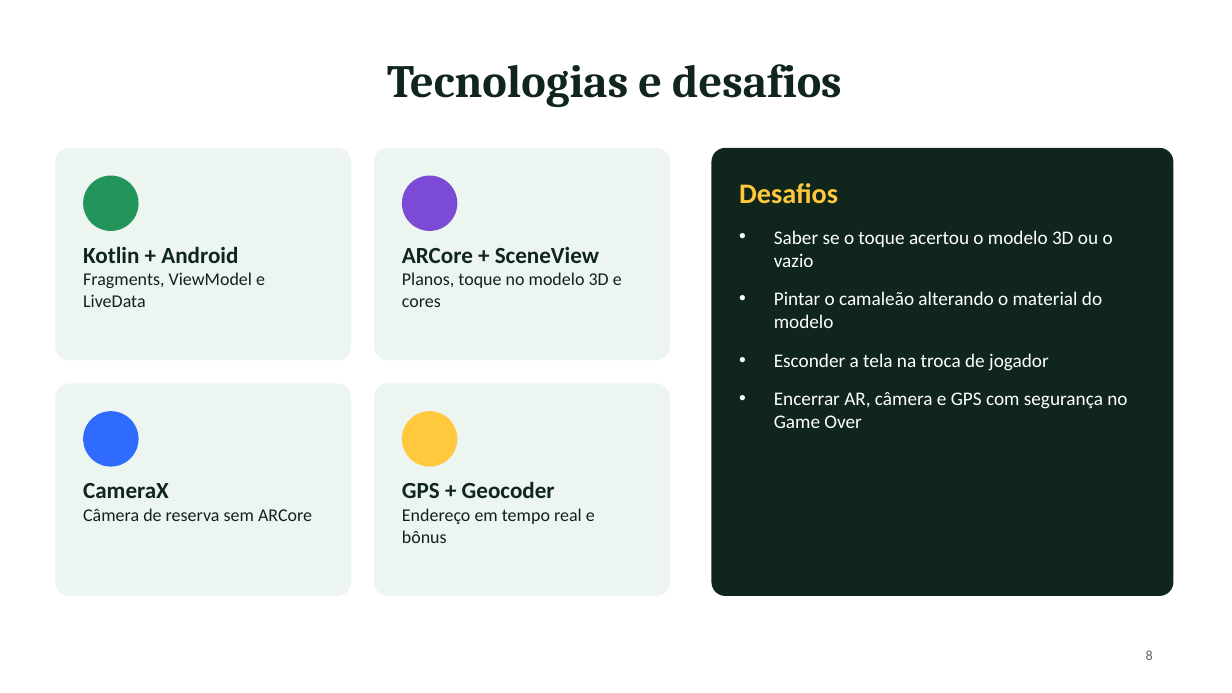
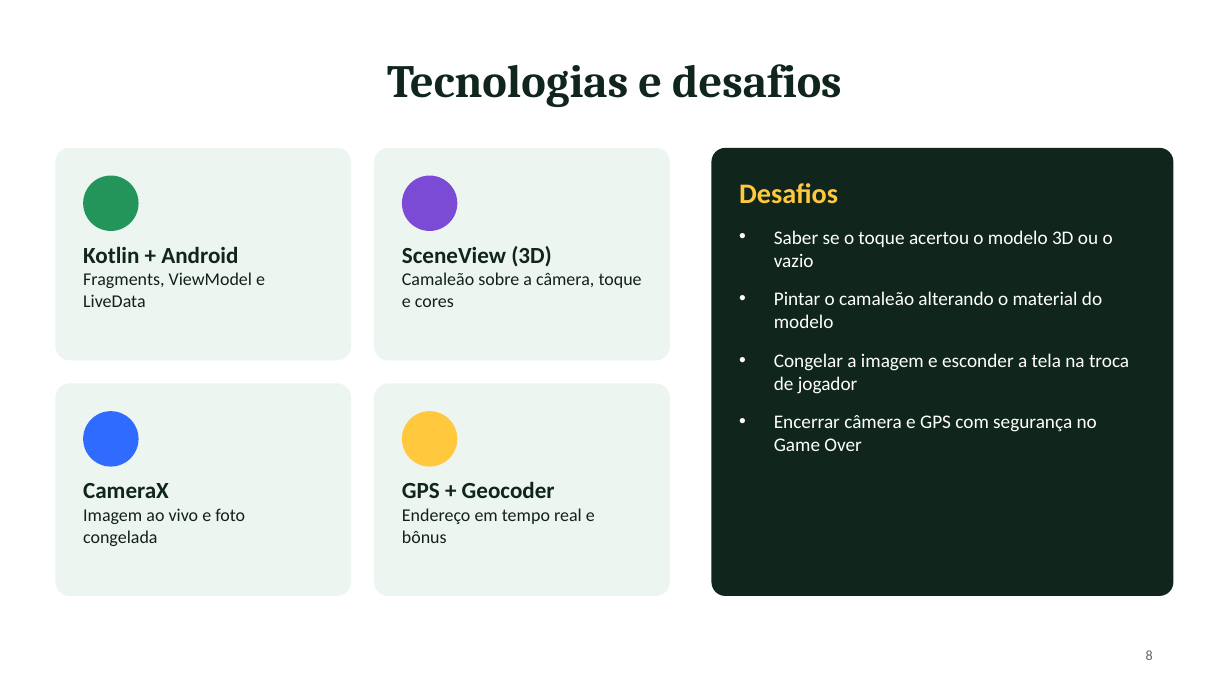
Before and after one commit to MuriloNephi/AndroidAppTemplateAR, a slide deck: slide 8 of ENTREGAS/apresentacao-jogo-ar.pptx. Drawn at 1232x693 pixels with LibreOffice and Linux fonts; fonts in the diff are those of the drawing. Boxes give left, top, right and bottom in pixels: in the first picture for what was removed or moved away, otherwise in the second. Text is boxed around its words. In the diff, an @@ line names an element or a change of style, - is before the commit and + after.

```diff
--- a/ENTREGAS/apresentacao-jogo-ar.pptx
+++ b/ENTREGAS/apresentacao-jogo-ar.pptx
@@ text at (402, 246, 642, 307): text changed @@
-ARCore + SceneView
-Planos, toque no modelo 3D e cores
+SceneView (3D)
+Camaleão sobre a câmera, toque e cores
@@ text at (774, 353, 1129, 451): text changed @@
-• Esconder a tela na troca de jogador
-• Encerrar AR, câmera e GPS com segurança no Game Over
+• Congelar a imagem e esconder a tela na troca de jogador
+• Encerrar câmera e GPS com segurança no Game Over
@@ text at (83, 508, 245, 546): text changed @@
-Câmera de reserva sem ARCore
+Imagem ao vivo e foto congelada
```
Also in this commit, not shown: 2 other slides changed, 2 other files.
